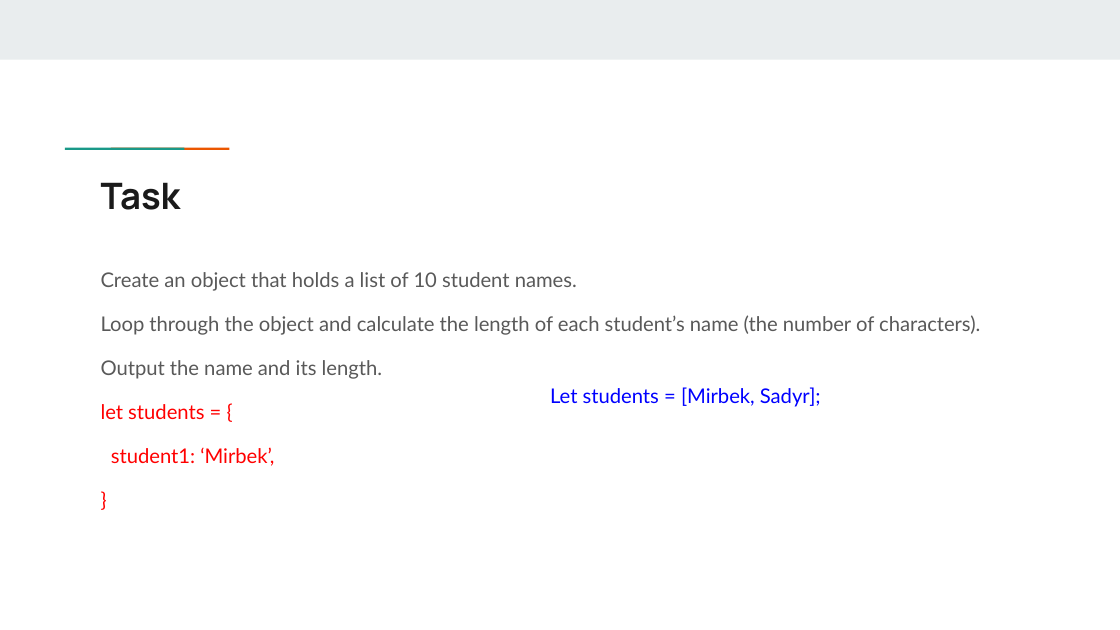
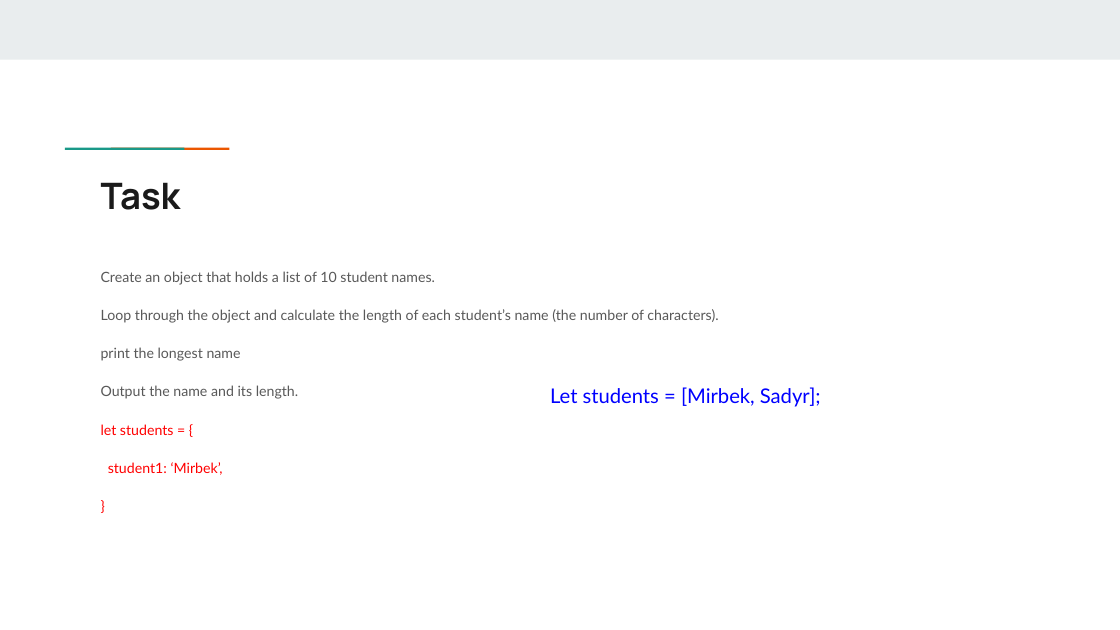
Before and after one commit to nsolaf1/Web_Development, a slide deck: slide 12 of Lessons/Lesson 6 Data Structures_ Objects and Arrays.pptx (slide 11 before the commit). Drawn at 1120x630 pixels with LibreOffice and Linux fonts; fonts in the diff are those of the drawing. Boxes give left, top, right and bottom in pixels: in the first picture for what was removed or moved away, otherwise in the second. Text is boxed around its words. In the diff, an @@ line names an element or a change of style, - is before the commit and + after.

```diff
--- a/Lessons/Lesson 6 Data Structures_ Objects and Arrays.pptx
+++ b/Lessons/Lesson 6 Data Structures_ Objects and Arrays.pptx
@@ text at [101, 271, 718, 475]: size 13 to 9.1 pt; line spacing 1.05 to 1.15 @@
@@ text at [101, 347, 241, 361]: paragraph added @@
+print the longest name
```
Also in this commit, not shown: 2 other slides changed, 1 slide added, 2 other files.
